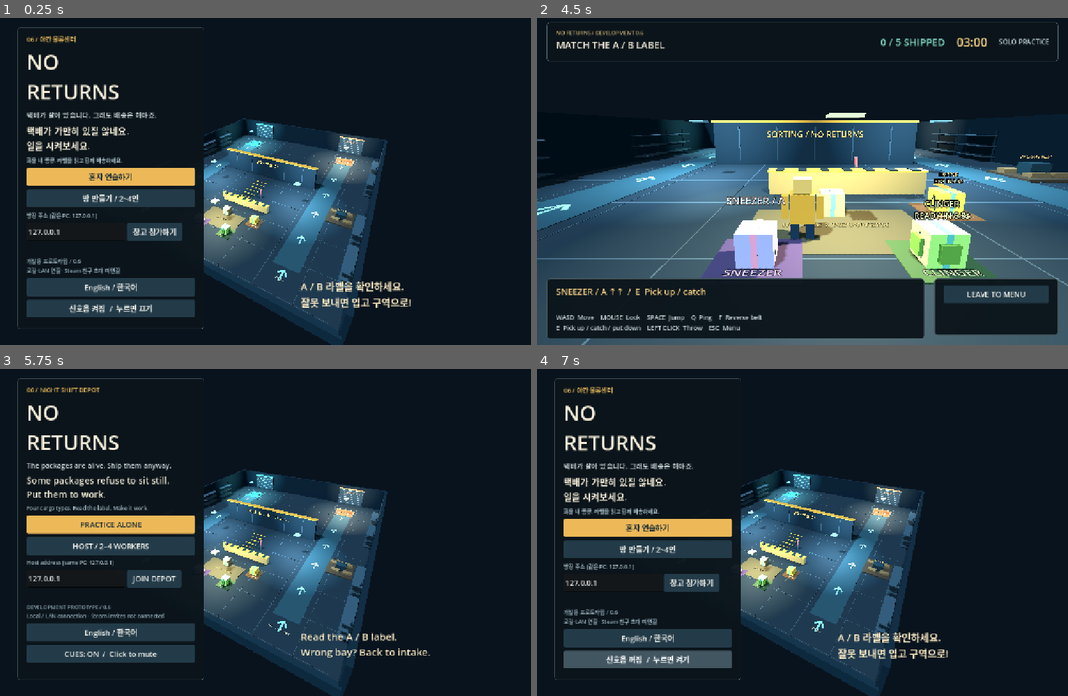
Above: before the commit, frames 1-4 (two rows, left to right).
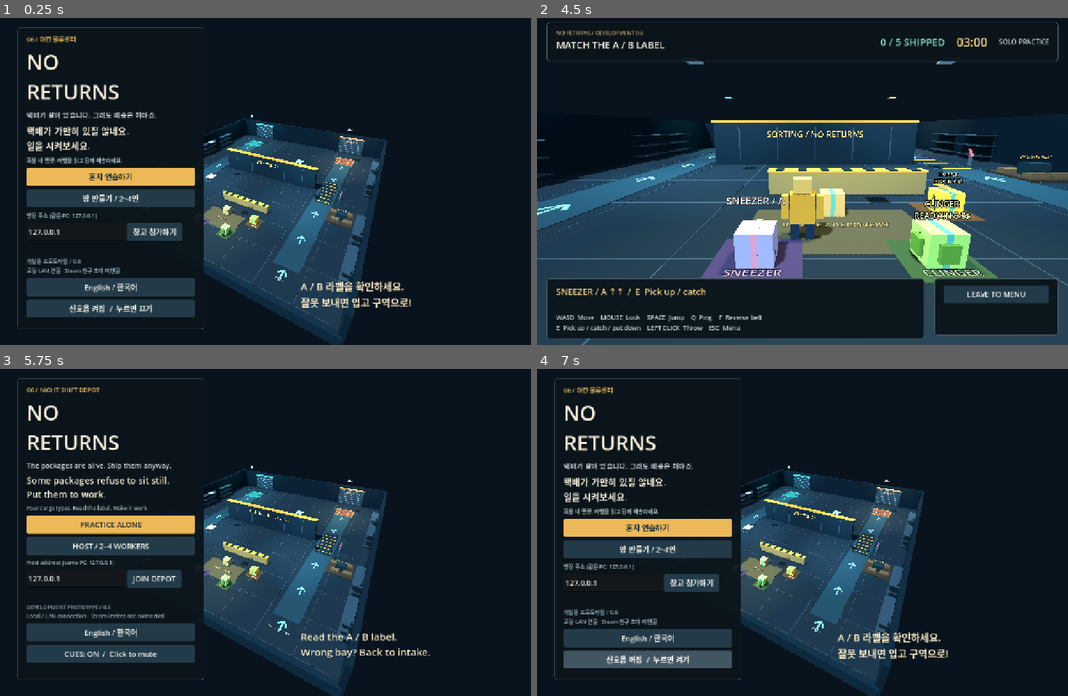
Above: after the commit, the same moments.

Repository: LeeDoik/no-returns
Game: Godot game, scene res://scenes/main.tscn
The game is run twice, just before and just after one commit, with the same random seed, the same clock (stepped at 60 frames per second) and the same inputs.
Inputs:
- Up to frame 1 (0.25 s): no input
- Up to frame 2 (4.5 s): click "혼자 연습하기" at 0.5 s; click "나가서 메뉴로" at 1.25 s; click "방 만들기 / 2~4인" at 2 s; click "창고 참가하기" at 2.75 s; click "English / 한국어" at 3.5 s; click "PRACTICE ALONE" at 4.25 s
- Up to frame 3 (5.75 s): click "LEAVE TO MENU" at 5 s
- Up to frame 4 (7 s): click "English / 한국어" at 5.75 s; click "신호음 켜짐 / 누르면 끄기" at 6.5 s

The runs differ from the first frame. In frame 1, 5.5% of the frame differs, in the area x 38-72%, y 29-72%; in frame 2, 24%, in the area x 3-100%, y 13-100%; in frame 3, 5.5%; in frame 4, 5.5%.

Commit message:
fix: soften depot lights and move conveyor onto delivery route

Diff:
--- a/scripts/conveyor.gd
+++ b/scripts/conveyor.gd
@@ -57,7 +57,7 @@
 	_present()
 
 func drift_at(at: Vector3) -> Vector3:
-	if absf(at.x - Layout.BELT_CENTER.x) > 1.1 or at.z < -8.0 or at.z > -2.0:
+	if absf(at.x - Layout.BELT_CENTER.x) > 1.1 or absf(at.z - Layout.BELT_CENTER.z) > 3.0:
 		return Vector3.ZERO
 	return Vector3(0, 0, direction * SPEED)
 
@@ -127,7 +127,7 @@
 		return
 	for stripe in stripes:
 		stripe.position.z += direction * SPEED * delta
-		if stripe.position.z < -7.7:
+		if stripe.position.z < Layout.BELT_CENTER.z - 2.7:
 			stripe.position.z += 5.4
-		elif stripe.position.z > -2.3:
+		elif stripe.position.z > Layout.BELT_CENTER.z + 2.7:
 			stripe.position.z -= 5.4
--- a/scripts/depot.gd
+++ b/scripts/depot.gd
@@ -83,9 +83,9 @@
 	box(Vector3(1.2, 0.8, 0.9), Vector3(13, 0.48, -5), Color("263a40")); _local_label("nest", Vector3(13, 1.25, -5), Color("e4b970"), 27)
 
 func _build_lighting() -> void:
-	for data in [[Vector3(-10, 3.25, -21), Color("9fe8dc"), 5.0], [Vector3(10, 3.25, -21), Color("ffd0a3"), 5.0], [Vector3(-7, 3.3, -5), Color("b8dced"), 4.0], [Vector3(7, 3.3, -5), Color("b8dced"), 4.0], [Vector3(0, 3.2, 3), Color("ffe0ad"), 3.4]]:
+	for data in [[Vector3(-10, 6.5, -21), Color("9fe8dc"), 1.4], [Vector3(10, 6.5, -21), Color("ffd0a3"), 1.4], [Vector3(-7, 6.5, -5), Color("b8dced"), 1.2], [Vector3(7, 6.5, -5), Color("b8dced"), 1.2], [Vector3(0, 6.5, 3), Color("ffe0ad"), 1.0]]:
 		var light := OmniLight3D.new(); light.position = data[0]; light.light_color = data[1]; light.light_energy = data[2]
-		light.omni_range = 8.5; light.shadow_enabled = true; add_child(light); box(Vector3(0.8, 0.08, 0.8), data[0], data[1])
+		light.omni_range = 11.0; light.shadow_enabled = true; add_child(light); box(Vector3(0.8, 0.08, 0.8), data[0], data[1])
 
 func _build_camera_and_marker() -> void:
 	overview = Camera3D.new(); add_child(overview); overview.position = Vector3(15, 18, 18); overview.look_at(Vector3(0, 0, -9)); overview.current = true
--- a/scripts/depot_layout.gd
+++ b/scripts/depot_layout.gd
@@ -4,8 +4,8 @@
 const FLOOR_CENTER := Vector3(0, -0.25, -9)
 const BAY_A := Vector3(-10, 0.65, -22)
 const BAY_B := Vector3(10, 0.65, -22)
-const BELT_CENTER := Vector3(0, 0, -5)
-const LEVER := Vector3(2, 0, -4)
+const BELT_CENTER := Vector3(10, 0, -10)
+const LEVER := Vector3(12, 0, -9)
 const NEST := Vector3(13, 0, -5)
 
 static func bay(id: int) -> Vector3:
--- a/tests/capture_night_depot.gd
+++ b/tests/capture_night_depot.gd
@@ -38,7 +38,7 @@
 	await settle(4)
 	await capture("night-depot-dispatch-nest")
 	game.ui.visible = true
-	worker.position = Vector3(2, 0.05, -2)
+	worker.position = game.conveyor.Layout.LEVER + Vector3(0, 0.05, 2)
 	worker.look_yaw = 0
 	worker.heading = 0
 	worker.update_look()
--- a/tests/test_conveyor.gd
+++ b/tests/test_conveyor.gd
@@ -1,5 +1,6 @@
 extends SceneTree
 
+const Layout = preload("res://scripts/depot_layout.gd")
 const Conveyor = preload("res://scripts/conveyor.gd")
 const Worker = preload("res://scripts/worker.gd")
 const Cargo = preload("res://scripts/cargo.gd")
@@ -19,7 +20,7 @@
 	var floor := StaticBody3D.new()
 	var floor_collision := CollisionShape3D.new()
 	var floor_shape := BoxShape3D.new()
-	floor_shape.size = Vector3(20, 0.2, 20)
+	floor_shape.size = Vector3(40, 0.2, 40)
 	floor_collision.shape = floor_shape
 	floor.add_child(floor_collision)
 	floor.position.y = -0.1
@@ -29,18 +30,18 @@
 	var worker = Worker.new()
 	worker.peer_id = 1
 	world.add_child(worker)
-	worker.position = Vector3(2, 0, -2)
+	worker.position = Layout.LEVER + Vector3(0, 0, 2)
 	worker.heading = 0
 	var roster := {1: worker}
 	check(conveyor.direction == -1, "belt starts toward the loading bays")
-	check(conveyor.drift_at(Vector3(0, 0, -5)) == Vector3(0, 0, -2), "belt center moves at two metres per second")
-	check(conveyor.drift_at(Vector3(1.2, 0, -5)) == Vector3.ZERO, "belt has bounded width")
-	check(conveyor.drift_at(Vector3(0, 0, -8.1)) == Vector3.ZERO, "belt has bounded length")
+	check(conveyor.drift_at(Layout.BELT_CENTER) == Vector3(0, 0, -2), "belt center moves at two metres per second")
+	check(conveyor.drift_at(Layout.BELT_CENTER + Vector3(1.2, 0, 0)) == Vector3.ZERO, "belt has bounded width")
+	check(conveyor.drift_at(Layout.BELT_CENTER + Vector3(0, 0, -3.1)) == Vector3.ZERO, "belt has bounded length")
 	check(not conveyor.try_reverse(9, roster, "playing"), "non-member cannot use lever")
 	check(not conveyor.try_reverse(1, roster, "waiting"), "lever is disabled outside play")
-	worker.position = Vector3(7, 0, -4)
+	worker.position = Layout.LEVER + Vector3(5, 0, 0)
 	check(not conveyor.try_reverse(1, roster, "playing"), "distant worker cannot use lever")
-	worker.position = Vector3(2, 0, -2)
+	worker.position = Layout.LEVER + Vector3(0, 0, 2)
 	worker.heading = PI
 	check(not conveyor.try_reverse(1, roster, "playing"), "worker must face lever")
 	worker.heading = 0
@@ -50,7 +51,7 @@
 	wall_shape.size = Vector3(1, 2, 0.2)
 	wall_collision.shape = wall_shape
 	wall.add_child(wall_collision)
-	wall.position = Vector3(2, 1, -3)
+	wall.position = Layout.LEVER + Vector3(0, 1, 1)
 	world.add_child(wall)
 	await physics_frame
 	check(not conveyor.try_reverse(1, roster, "playing"), "solid wall blocks lever line of sight")
@@ -61,7 +62,7 @@
 	conveyor.step(0.5, {})
 	check(conveyor.try_reverse(1, roster, "playing") and conveyor.direction == -1, "lever works after cooldown")
 
-	worker.position = Vector3(0, 0, -5)
+	worker.position = Layout.BELT_CENTER
 	for index in range(8):
 		worker.simulate(Vector2.ZERO, 0, false, 1.0 / 60.0)
 	worker.simulate(Vector2.ZERO, 0, false, 0.1, conveyor.drift_at(worker.position))
@@ -71,7 +72,7 @@
 	cargo.kind = "standard"
 	world.add_child(cargo)
 	cargo.reset_shift()
-	cargo.body.position = Vector3(0, 0.4, -5)
+	cargo.body.position = Layout.BELT_CENTER + Vector3(0, 0.4, 0)
 	cargo.body.freeze = false
 	conveyor.step(0.1, {1: cargo})
 	check(cargo.body.linear_velocity.z < -0.75 and cargo.body.linear_velocity.z > -0.85, "grounded free cargo accelerates smoothly with belt")
@@ -83,7 +84,7 @@
 	clinger_cargo.kind = "clinger"
 	world.add_child(clinger_cargo)
 	clinger_cargo.reset_shift()
-	clinger_cargo.body.position = Vector3(0, 0.4, -5)
+	clinger_cargo.body.position = Layout.BELT_CENTER + Vector3(0, 0.4, 0)
 	clinger_cargo.cling.target_kind = "worker"
 	clinger_cargo.body.linear_velocity = Vector3.ZERO
 	conveyor.step(0.1, {2: clinger_cargo})
@@ -93,7 +94,7 @@
 	hopper_cargo.kind = "hopper"
 	world.add_child(hopper_cargo)
 	hopper_cargo.reset_shift()
-	hopper_cargo.body.position = Vector3(0, 0.7, -5)
+	hopper_cargo.body.position = Layout.BELT_CENTER + Vector3(0, 0.7, 0)
 	hopper_cargo.hopper.phase = "airborne"
 	hopper_cargo.body.linear_velocity = Vector3.ZERO
 	conveyor.step(0.1, {2: hopper_cargo})
--- a/tests/test_night_depot.gd
+++ b/tests/test_night_depot.gd
@@ -36,6 +36,13 @@
 			check(not hit.is_empty(), "intake throw finds a solid contact")
 			if not hit.is_empty():
 				check(Vector2(hit.center.x, hit.center.z).distance_to(Vector2(Layout.bay(id).x, Layout.bay(id).z)) > 3, "intake throw cannot reach dispatch in one flight")
+	# The belt must transport packages across the sorting wall's depth, not into it.
+	var belt_start := Layout.BELT_CENTER + Vector3(0, 0.45, 2.5)
+	var belt_end := Layout.BELT_CENTER + Vector3(0, 0.45, -2.5)
+	check(belt_start.z > -10 and belt_end.z < -10, "belt crosses the sorting boundary")
+	var belt_query: PhysicsShapeQueryParameters3D = game.cargos[1].query(belt_start, belt_end - belt_start)
+	belt_query.collision_mask = 1
+	check(space.cast_motion(belt_query)[0] >= 1.0, "belt transfers cargo past sorting wall without collision")
 	# Sweep both a worker capsule and held box along permanent side routes.
 	var capsule := CapsuleShape3D.new()
 	capsule.radius = 0.32
Not shown, changed: README.en.md
Not shown, changed: README.md
Not shown, changed: docs/prototype/06-night-depot.en.md
Not shown, changed: docs/prototype/06-night-depot.ko.md
Not shown, changed: docs/superpowers/plans/2026-09-07-night-depot.en.md
Not shown, changed: docs/superpowers/plans/2026-09-07-night-depot.ko.md
